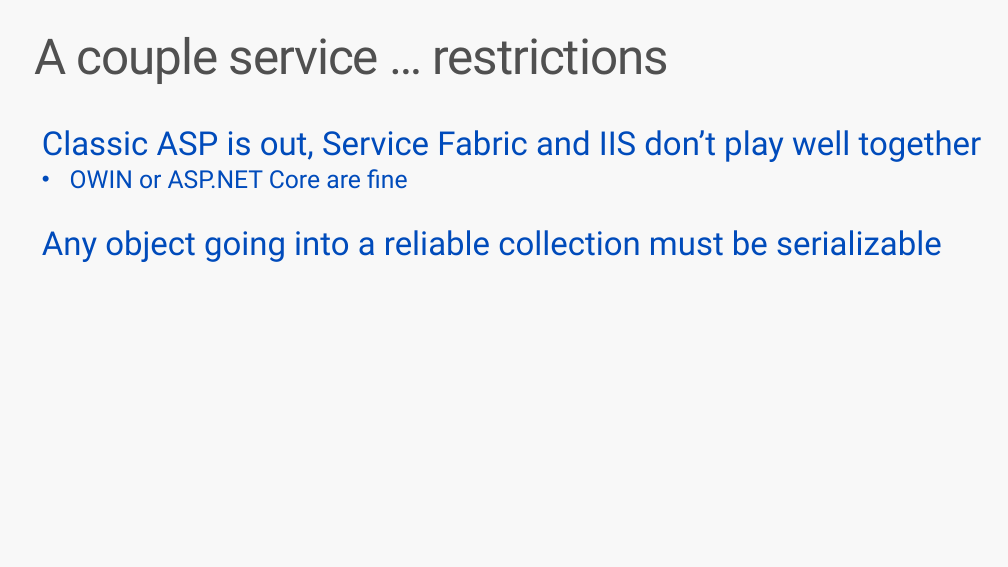
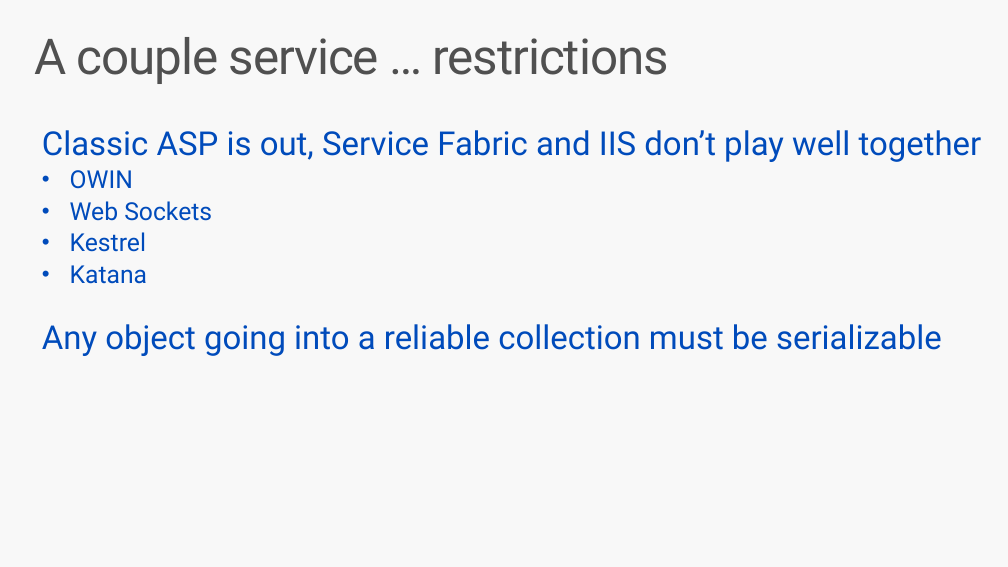
Before and after one commit to brentstineman/PersonalStuff, a slide deck: slide 19 of Presentations/Service Fabric/ServiceFabric Introduction.pptx. Drawn at 1008x567 pixels with LibreOffice and Linux fonts; fonts in the diff are those of the drawing. Boxes give left, top, right and bottom in pixels: in the first picture for what was removed or moved away, otherwise in the second. Text is boxed around its words. In the diff, an @@ line names an element or a change of style, - is before the commit and + after.

```diff
--- a/Presentations/Service Fabric/ServiceFabric Introduction.pptx
+++ b/Presentations/Service Fabric/ServiceFabric Introduction.pptx
@@ text at [70, 170, 212, 284]: text changed @@
-• OWIN or ASP.NET Core are fine
+• OWIN
+• Web Sockets
+• Kestrel
+• Katana
```
Also in this commit, not shown: 9 other slides changed, 7 slides added, 3 slides removed.
